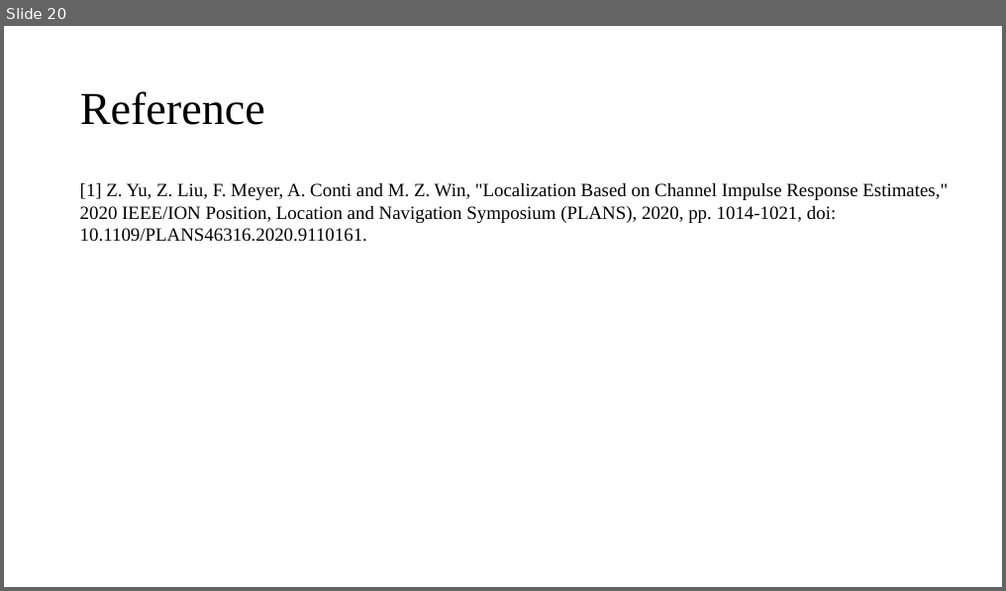
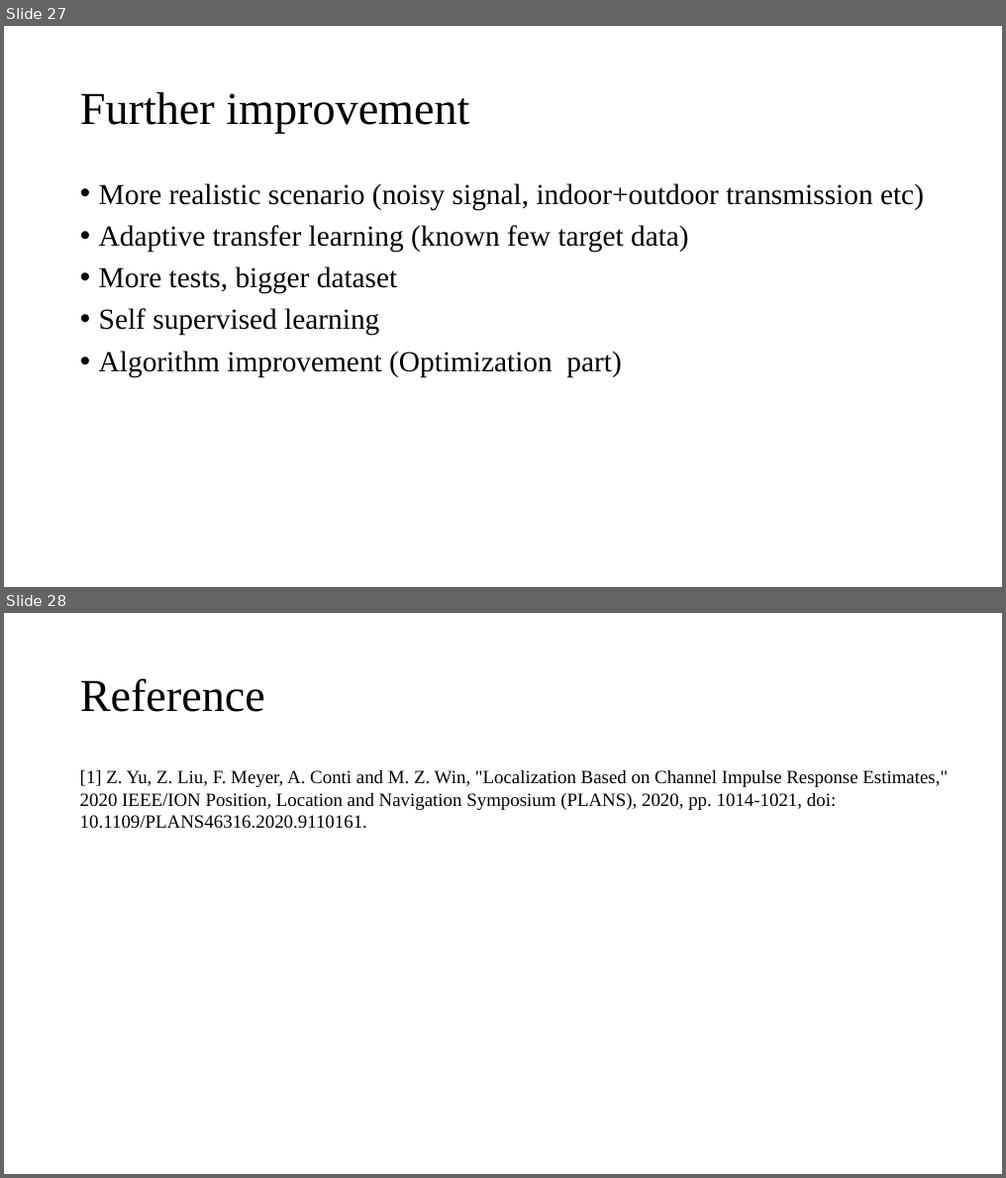
Before and after one commit to ukunliu/WSN_simulation, a slide deck: presentation.pptx. Shown one above the other, each under a label of ours: slide 20 before the commit, slides 27 and 28 after it. The pictures are 1006x591 and 1006x1178 pixels, drawn with LibreOffice and Linux fonts; fonts in the diff are those of the drawing. Boxes give left, top, right and bottom in pixels: in the first picture for what was removed or moved away, otherwise in the second. Text is boxed around its words. In the diff, an @@ line names an element or a change of style, - is before the commit and + after.

```diff
--- a/presentation.pptx
+++ b/presentation.pptx
@@ slide 27 added at (x1=4, y1=26, x2=1002, y2=587), background #FFFFFF @@
@@ title added at (x1=80, y1=92, x2=469, y2=134), 44 pt, text #000000 @@
+Further improvement
@@ text added at (x1=99, y1=183, x2=924, y2=377), 28 pt, text #000000 @@
+• More realistic scenario (noisy signal, indoor+outdoor transmission etc)
+• Adaptive transfer learning (known few target data)
+• More tests, bigger dataset
+• Self supervised learning
+• Algorithm improvement (Optimization part)
@@ what was slide 20 is now slide 28 @@
```
Also in this commit, not shown: 2 slides changed, 8 other slides added, 12 other files.
